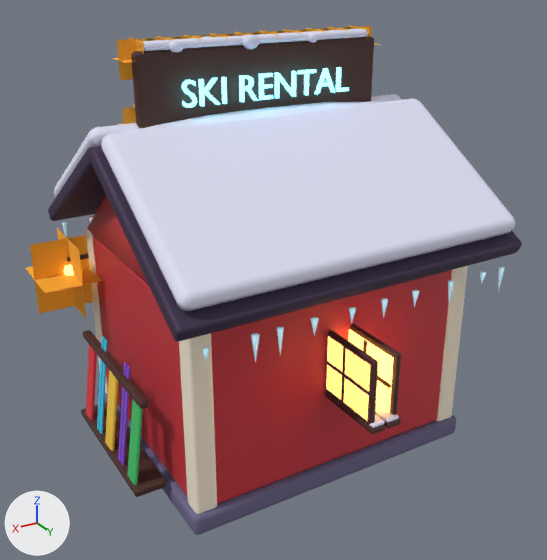
One commit to the glTF model art/models/frost_station.glb: the scene before it, then after it.
Camera for both pictures: a camera (50 mm lens) standing at (6.03, 10.15, 7.79) and looking at (0.08, 0.23, 2.83). The axes (+X, +Y, +Z) are drawn at lower left. The lights are the same throughout. The first picture is the older version. Vertices at exactly the same position are counted once.

The older version as bpy lines, for what is in view:
```python
ob_station = bpy.data.objects.new('Station', me_station)
ob_station.location = (0.0, 0.0, 0.0)
```
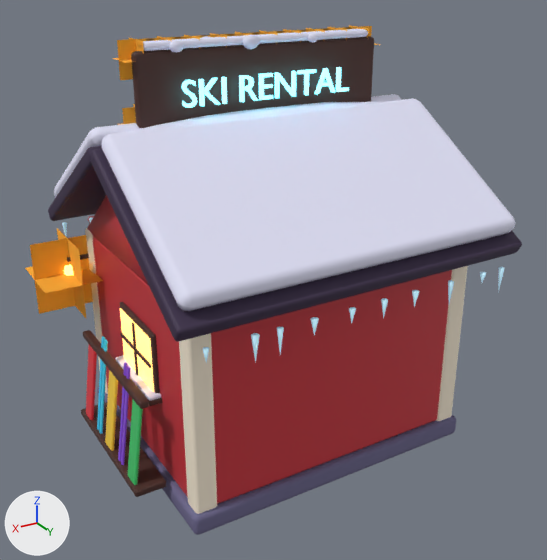
Where the change shows, as pixel boxes (x1, y1, x2, y2) in the pictures (547 x 560 px; the box of a moved part takes in the faces that stretch with it):
```json
{"part": 1, "of": "me_station", "change": "moved or reshaped", "before": [326, 330, 378, 427], "on screen": "not visible afterwards"}
{"part": 2, "of": "me_station", "change": "moved or reshaped", "before": [350, 324, 401, 415], "after": [120, 302, 160, 394]}
{"part": 3, "of": "me_station", "change": "moved or reshaped", "before": [330, 393, 385, 428], "on screen": "not visible afterwards"}
{"part": 4, "of": "me_station", "change": "moved or reshaped", "before": [375, 404, 399, 423], "after": [115, 355, 161, 401]}
{"part": 5, "of": "me_station", "change": "moved or reshaped", "before": [326, 336, 371, 420], "on screen": "not visible afterwards"}
{"part": 6, "of": "me_station", "change": "moved or reshaped", "before": [348, 329, 394, 413], "after": [120, 308, 154, 392]}
{"part": 7, "of": "me_station", "change": "moved or reshaped", "before": [325, 340, 401, 434], "after": [115, 322, 162, 406]}
```

The change, as JSON lines over the scene's bpy script:
```json
{"block": "me_station", "where": "# used by ob_station; location = (0.0, 0.0, 0.0)"}
{"op": "remove", "block": "me_station", "code": "me_station.from_pydata(...)  # 6024 vertices, 11088 faces; spans x -3.43..3.43, y -3.18..3.22, z 0.0..6.7"}
{"op": "add", "block": "me_station", "code": "me_station.from_pydata(...)  # 6024 vertices, 11088 faces; spans x -3.43..3.43, y -3.18..2.81, z 0.0..6.7"}
{"block": "me_station", "change": "me_station part 1: the loose piece of 56 vertices spanning x 0.16..0.24, y 1.79..3.15, z 1.67..2.73 is moved by (-2.67, -2.27, 0.0)"}
{"block": "me_station", "change": "me_station part 2: the loose piece of 56 vertices spanning x -0.24..-0.16, y 1.79..3.15, z 1.67..2.73 is moved by (2.67, -2.27, 0.0)"}
{"block": "me_station", "change": "me_station part 3: the loose piece of 56 vertices spanning x 0.02..0.24, y 1.74..3.2, z 1.69..1.75 is moved by (-2.67, -2.27, 0.0)"}
{"block": "me_station", "change": "me_station part 4: the loose piece of 56 vertices spanning x -0.24..-0.02, y 1.74..3.2, z 1.69..1.75 is moved by (2.67, -2.27, 0.0)"}
{"block": "me_station", "change": "me_station part 5: the loose piece of 8 vertices spanning x 0.14..0.24, y 1.87..3.07, z 1.75..2.65 is moved by (-2.67, -2.27, 0.0)"}
{"block": "me_station", "change": "me_station part 6: the loose piece of 8 vertices spanning x -0.24..-0.14, y 1.87..3.07, z 1.75..2.65 is moved by (2.67, -2.27, 0.0)"}
{"block": "me_station", "change": "me_station part 7: 144 of 6024 vertices moved; they spanned x -0.26..0.26, y 1.72..3.22, z 1.61..2.65 and now span x -2.65..2.65, y -0.55..0.95, z 1.61..2.65; mean shift (0.0, -2.27, 0.0); largest move (0.24, 3.22, 1.67) -> (-2.64, -0.54, 1.68)"}
```
